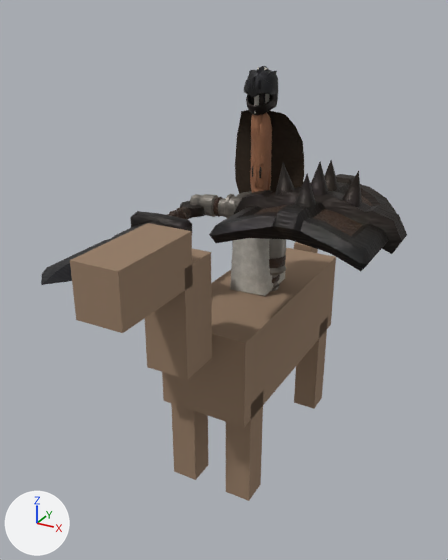
The glTF model csharp/Unciv.Godot/Packs/units/models/unit/Knight.glb: old version first, new version second.
Rendered twice from a 50 mm lens placed at (0.572, -1.204, 1.015), pointed at (-0.04, -0.092, 0.459). Arrows for +X, +Y and +Z are at lower left; the lights stay in place. The picture after the commit comes second. Where no turn or scale is listed for an object, it has been applied to the vertices. Vertices at exactly the same position are counted once.

Objects in the first picture: '1H_Sword', 'HorseMesh', 'Knight_Cape', 'Knight_Helmet', 'Spike_Shield', 'Warrior'.
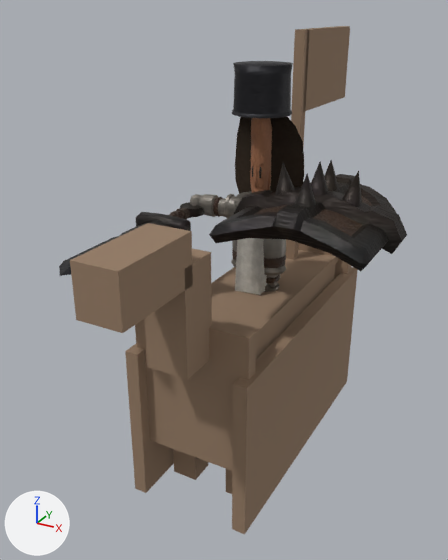
Where the change shows, as pixel boxes (x1, y1, x2, y2) in the pictures (448 x 560 px; the box of a moved part takes in the faces that stretch with it):
```json
{"object": "HorseMesh", "change": "reshaped", "before": [70, 223, 336, 501], "after": [70, 26, 358, 534], "on screen": "8% wider, 82% taller"}
{"object": "Warrior", "change": "reshaped", "before": [190, 67, 286, 296], "after": [190, 61, 293, 295], "on screen": "7% wider"}
{"object": "1H_Sword", "change": "moved, rescaled", "before": [41, 201, 206, 285], "after": [59, 202, 204, 276], "on screen": "12% narrower, 12% shorter"}
{"object": "Knight_Helmet", "change": "deleted", "before": [244, 66, 278, 116]}
{"part": 1, "of": "me_horse", "change": "added", "after": [232, 267, 358, 534], "on screen": "brown"}
{"part": 2, "of": "me_horse", "change": "added", "after": [125, 344, 174, 493], "on screen": "brown"}
{"part": 3, "of": "me_horse", "change": "added", "after": [135, 319, 256, 471], "on screen": "brown"}
{"part": 4, "of": "me_horse", "change": "added", "after": [334, 258, 352, 279], "on screen": "mostly hidden"}
{"part": 5, "of": "me_horse", "change": "added", "after": [285, 29, 309, 260], "on screen": "brown"}
{"part": 6, "of": "me_horse", "change": "added", "after": [303, 26, 350, 112], "on screen": "brown"}
{"part": 7, "of": "me_horse", "change": "added", "after": [298, 243, 338, 263], "on screen": "mostly hidden"}
{"part": 8, "of": "me_mesh_skinned", "change": "moved or reshaped", "before": [230, 238, 285, 296], "after": [235, 238, 267, 295]}
{"part": 9, "of": "me_mesh_skinned", "change": "added", "after": [232, 61, 293, 118]}
{"part": 10, "of": "me_mesh_skinned", "change": "deleted", "before": [254, 67, 269, 113]}
```

The change, as JSON lines over the scene's bpy script:
```json
{"block": "me_horse", "where": "# used by ob_horsemesh; location = (0.0, 0.0, 0.0)"}
{"op": "remove", "block": "me_horse", "code": "me_horse.from_pydata(...)  # 64 vertices, 96 faces; spans x -0.1..0.1, y -0.56..0.325, z 0.0..0.67"}
{"op": "add", "block": "me_horse", "code": "me_horse.from_pydata(...)  # 120 vertices, 180 faces; spans x -0.14..0.14, y -0.56..0.5, z 0.0..0.97"}
{"block": "me_horse", "change": "me_horse part 1: a new loose piece, a box spanning x 0.11..0.14, y -0.33..0.33, z 0.01..0.37, in mat_horse (brown #957c65)"}
{"block": "me_horse", "change": "me_horse part 2: a new loose piece, a box spanning x -0.14..-0.11, y -0.33..0.33, z 0.01..0.37, in mat_horse (brown #957c65)"}
{"block": "me_horse", "change": "me_horse part 3: a new loose piece, a box spanning x -0.13..0.13, y -0.305..-0.275, z 0.14..0.46, in mat_horse (brown #957c65)"}
{"block": "me_horse", "change": "me_horse part 4: a new loose piece, a box spanning x -0.13..0.13, y 0.275..0.305, z 0.14..0.46, in mat_horse (brown #957c65)"}
{"block": "me_horse", "change": "me_horse part 5: a new loose piece, a box spanning x -0.013..0.013, y 0.188..0.213, z 0.27..0.97, in mat_horse (brown #957c65)"}
{"block": "me_horse", "change": "me_horse part 6: a new loose piece, a box spanning x -0.013..0.013, y 0.2..0.5, z 0.79..0.97, in mat_horse (brown #957c65)"}
{"block": "me_horse", "change": "me_horse part 7: a new loose piece, a box spanning x -0.1..0.1, y 0.26..0.34, z 0.4..0.5, in mat_horse (brown #957c65)"}
{"block": "me_mesh_skinned", "where": "# used by ob_warrior; location = (0.0, 0.0, 0.38)"}
{"op": "remove", "block": "me_mesh_skinned", "code": "me_mesh_skinned.from_pydata(...)  # 2453 vertices, 4564 faces; spans x -0.178..0.178, y -0.058..0.057, z 0.0..0.524"}
{"op": "add", "block": "me_mesh_skinned", "code": "me_mesh_skinned.from_pydata(...)  # 2491 vertices, 4640 faces; spans x -0.178..0.178, y -0.064..0.062, z 0.0..0.533"}
{"block": "me_mesh_skinned", "change": "me_mesh_skinned part 8: the loose piece of 20 vertices spanning x -0.044..0.044, y -0.054..0.057, z 0.04..0.22 is scaled about its middle by (0.727, 1, 1)"}
{"block": "me_mesh_skinned", "change": "me_mesh_skinned part 9: a new loose piece of 82 vertices spanning x -0.063..0.063, y -0.064..0.062, z 0.433..0.533, in mat_iron"}
{"block": "me_mesh_skinned", "change": "me_mesh_skinned part 10: the loose piece of 44 vertices spanning x -0.013..0.013, y -0.037..0.035, z 0.428..0.524 is deleted"}
{"op": "add", "block": "me_mesh_skinned", "code": "me_mesh_skinned.materials.append(mat_iron)"}
{"op": "set", "path": "ob_1h_sword.location", "old": "(-0.164, -0.087, 0.584)", "new": "(-0.164, -0.086, 0.584)"}
{"op": "set", "path": "ob_1h_sword.scale", "old": "(0.3, 0.3, 0.3)", "new": "(0.268, 0.268, 0.268)"}
{"op": "remove", "block": "ob_knight_helmet", "code": ["ob_knight_helmet = bpy.data.objects.new('Knight_Helmet', me_mesh_knight_helmet)", "ob_knight_helmet.location = (0.0, 0.0, 0.819)"]}
```
